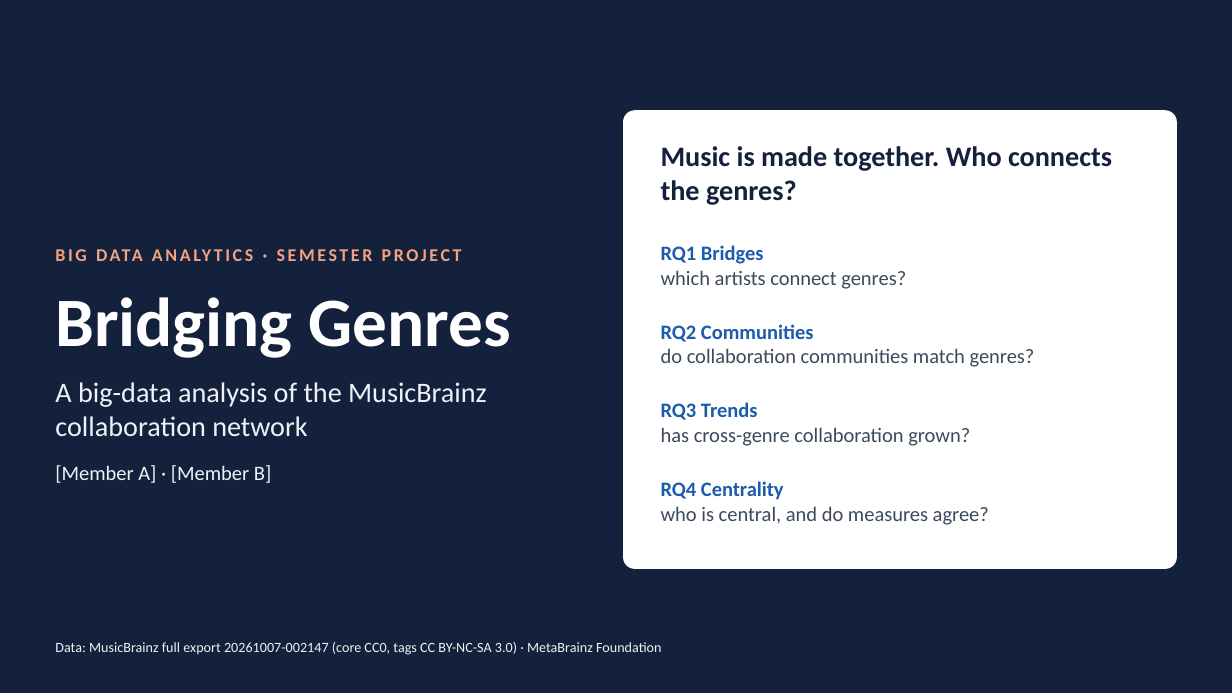
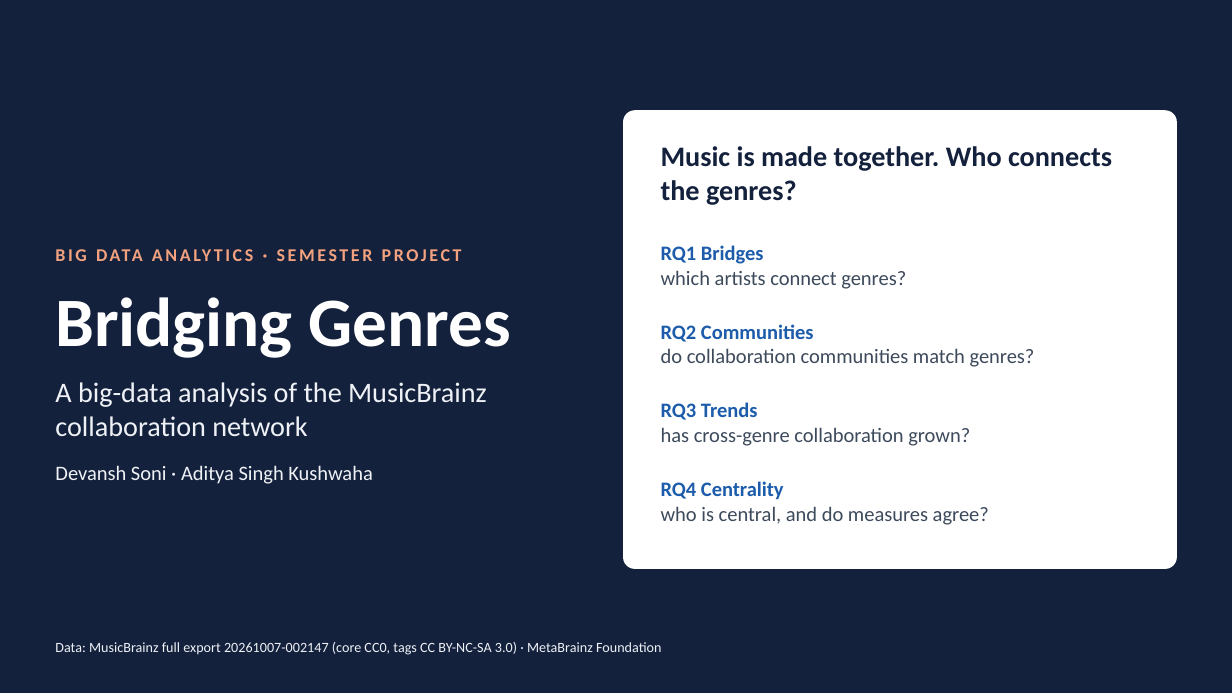
Before and after one commit to Pgramer1/musin, a slide deck: slide 1 of report/musin-slides.pptx. Drawn at 1232x693 pixels with LibreOffice and Linux fonts; fonts in the diff are those of the drawing. Boxes give left, top, right and bottom in pixels: in the first picture for what was removed or moved away, otherwise in the second. Text is boxed around its words. In the diff, an @@ line names an element or a change of style, - is before the commit and + after.

```diff
--- a/report/musin-slides.pptx
+++ b/report/musin-slides.pptx
@@ text at <box>55,465,372,484</box>: text changed @@
-[Member A] · [Member B]
+Devansh Soni · Aditya Singh Kushwaha
```
Also in this commit, not shown: 1 other slide changed, 1 slide added, 3 other files.
